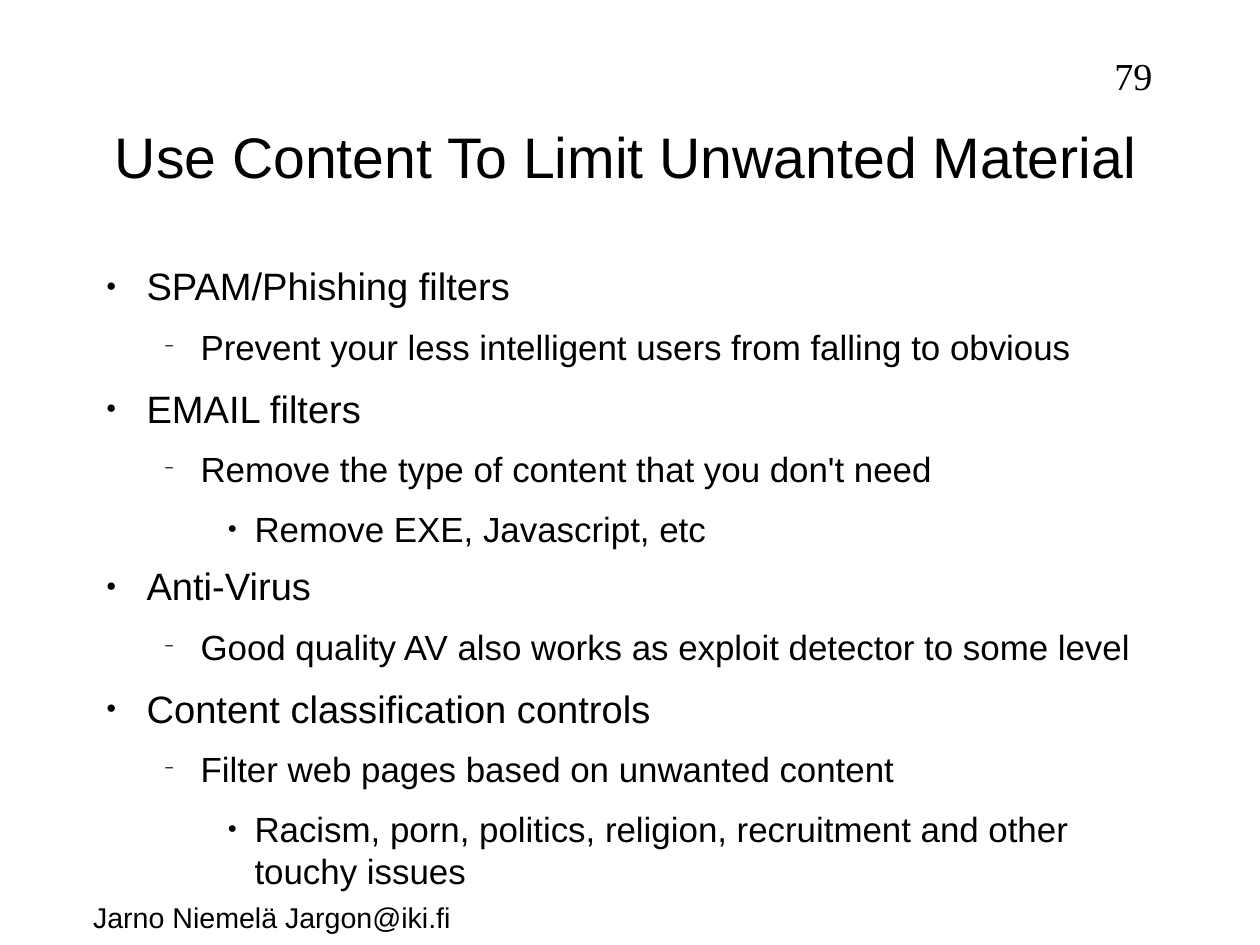
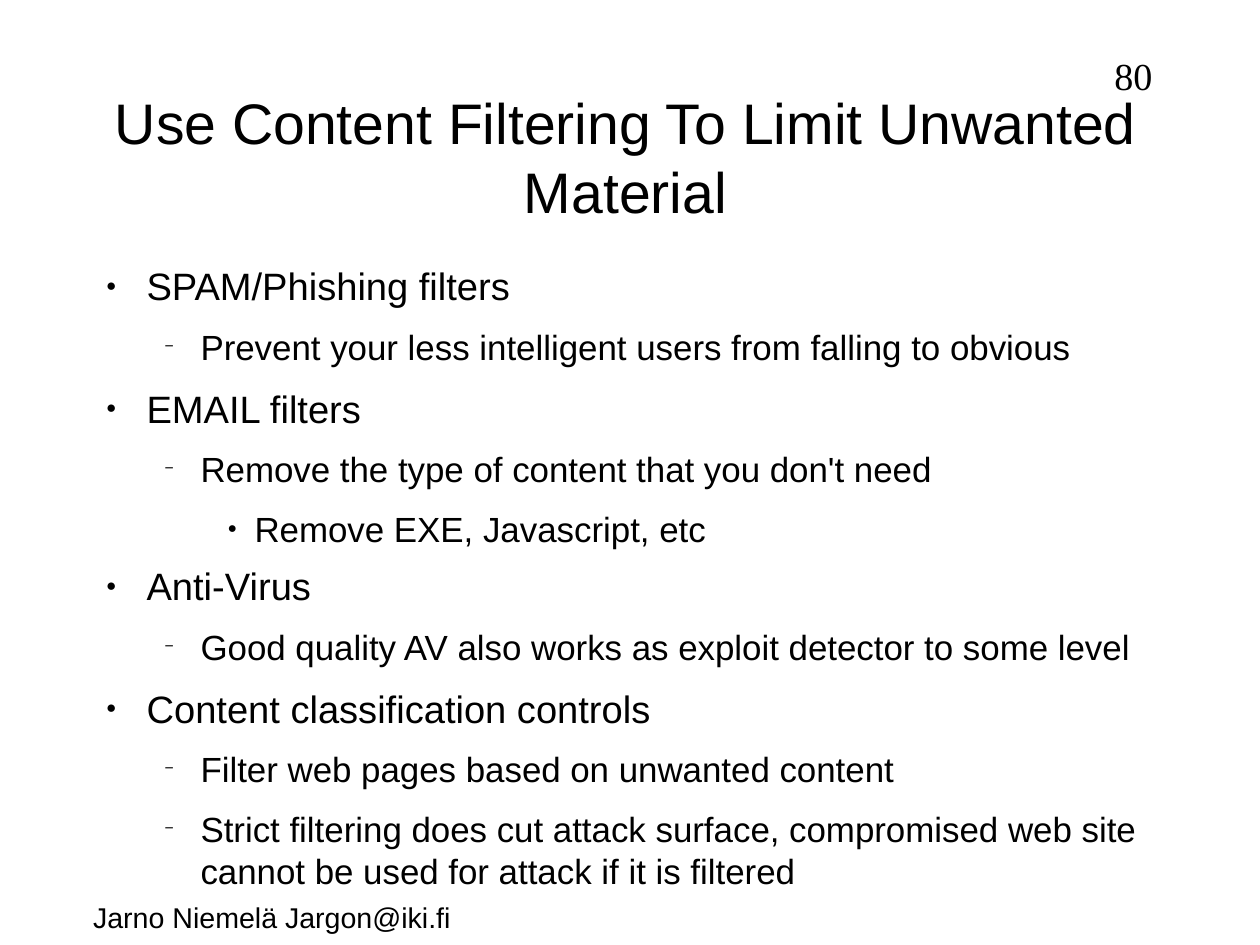
Before and after one commit to jarno-niemela/corporate_cyber_defence, a slide deck: slide 80 of NetworkSecurity/NetworkSecurity.odp (slide 79 before the commit). Drawn at 1260x945 pixels with LibreOffice and Linux fonts; fonts in the diff are those of the drawing; background and template pictures are left out. Boxes give left, top, right and bottom in pixels: in the first picture for what was removed or moved away, otherwise in the second. Text is boxed around its words. In the diff, an @@ line names an element or a change of style, - is before the commit and + after.

```diff
--- a/NetworkSecurity/NetworkSecurity.odp
+++ b/NetworkSecurity/NetworkSecurity.odp
@@ page number at (1114, 64, 1152, 91): text changed @@
-79
+80
@@ title at (115, 102, 1136, 214): text changed @@
-Use Content To Limit Unwanted Material
+Use Content Filtering To Limit Unwanted Material
@@ text at (201, 816, 1136, 885): text changed @@
-    ● Racism, porn, politics, religion, recruitment and other touchy issues
+  − Strict filtering does cut attack surface, compromised web site cannot be used for attack if it is filtered
```
Also in this commit, not shown: 15 other slides changed, 1 slide added, 2 other files.
